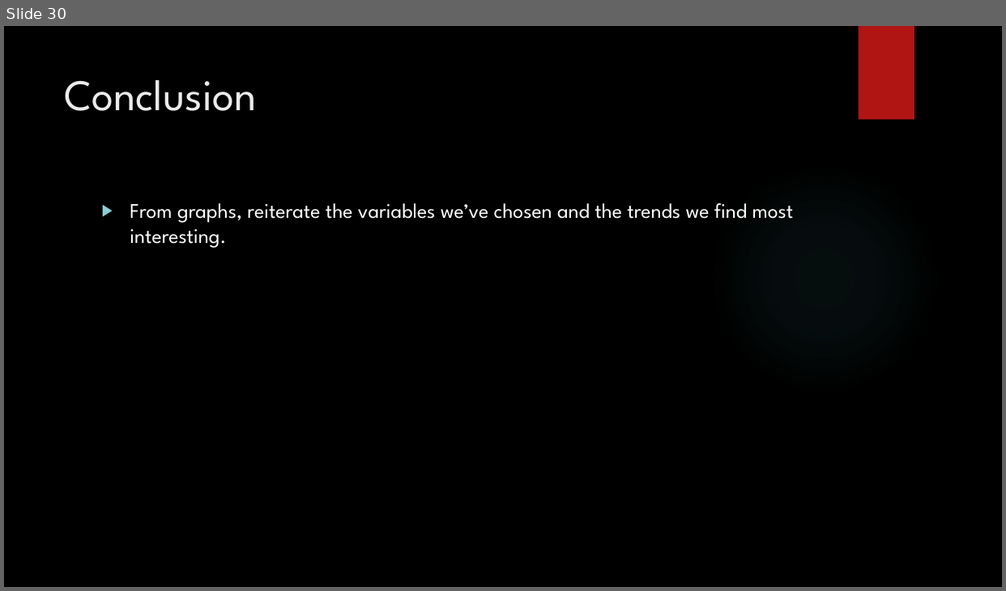
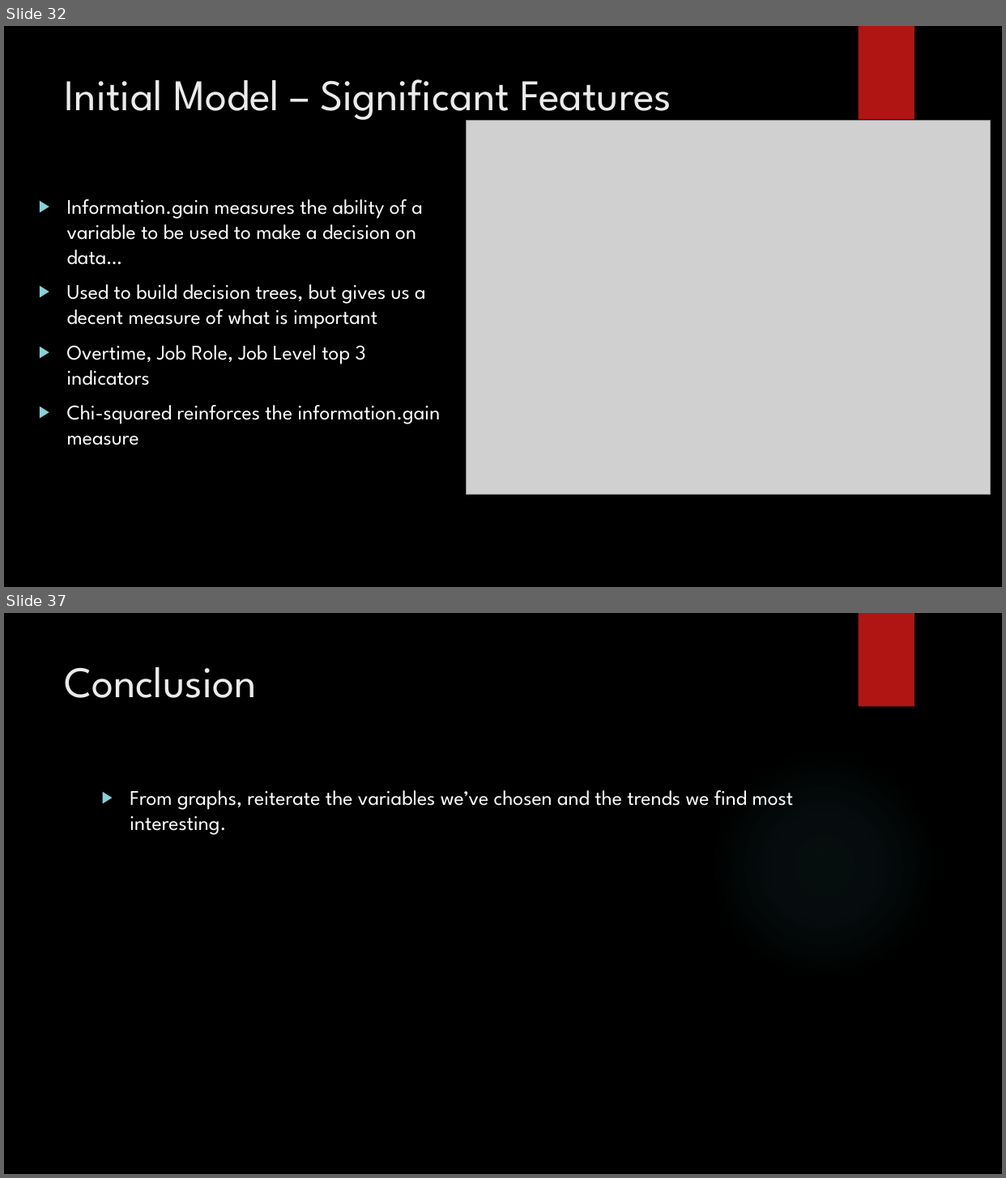
Before and after one commit to vazquezs123/DATA_SCIENCE_CS02, a slide deck: case_study_02_presentation.pptx. Shown one above the other, each under a label of ours: slide 30 before the commit, slides 32 and 37 after it; the slides between them are not shown. The pictures are 1006x591 and 1006x1178 pixels, drawn with LibreOffice and Linux fonts; fonts in the diff are those of the drawing; grey boxes stand for pictures; background and template pictures are left out. Boxes give left, top, right and bottom in pixels: in the first picture for what was removed or moved away, otherwise in the second. Text is boxed around its words. In the diff, an @@ line names an element or a change of style, - is before the commit and + after.

Commit message:
updated with ML slides

```diff
--- a/case_study_02_presentation.pptx
+++ b/case_study_02_presentation.pptx
@@ slide 32 added at [4,26,1002,587], background picture (left out); not listed: 1 template element that a slide beside it also shows @@
@@ title added at [65,79,671,123], 42 pt, text #EBEBEB @@
+Initial Model – Significant Features
@@ picture added at [467,120,991,495] @@
@@ text added at [67,199,441,446], 20 pt, text #FFFFFF @@
+▶ Information.gain measures the ability of a variable to be used to make a decision on data…
+▶ Used to build decision trees, but gives us a decent measure of what is important
+▶ Overtime, Job Role, Job Level top 3 indicators
+▶ Chi-squared reinforces the information.gain measure
@@ what was slide 30 is now slide 37 @@
```
Also in this commit, not shown: 6 other slides added.
